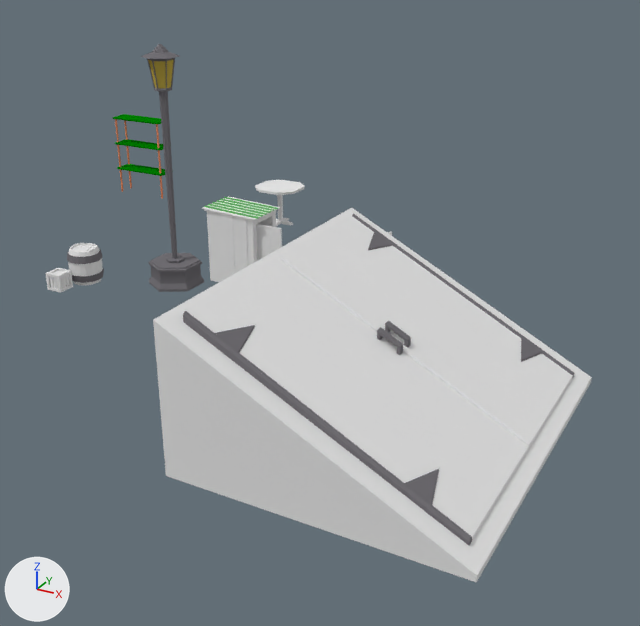
Two versions of the Blender file Baú -Modelos_3D/Cenários/Floresta/Complementos_Fazenda.blend, one commit apart.
The view is the same before and after, from a camera (50 mm lens) standing at (12.45, -15.57, 7.13) and looking at (4.66, -1.4, 0.05). Every picture has the same lights, and +X, +Y and +Z are marked at lower left.

The first picture shows 'Banheiro', 'Barril', 'Caixa', 'Mesa.001', 'Porta', 'Portas', 'Poste_Luz', 'Vidro_Luz', 'apoio_itens'.
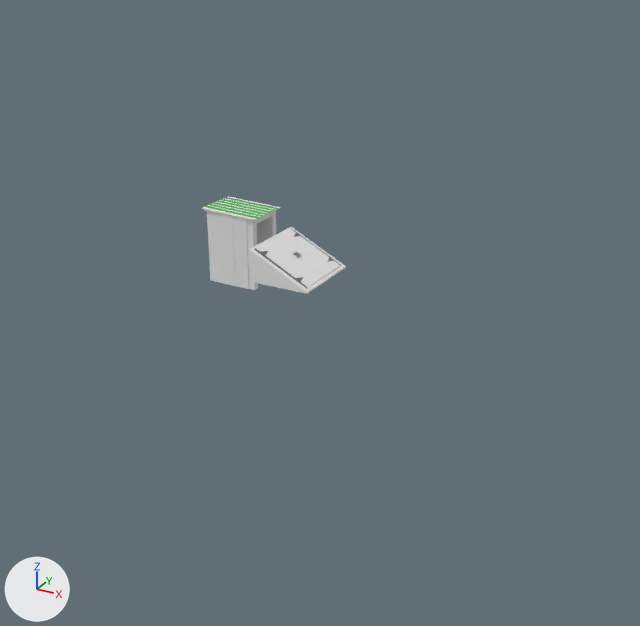
Boxes [x1, y1, x2, y2] around the edits, measured in the pictures (640 x 626 px):
'Portas', moved, rescaled (78% narrower, 82% shorter)
    before: [153, 208, 592, 582]
    after: [249, 227, 346, 294]
'Poste_Luz', deleted
    before: [141, 44, 204, 292]
'Barril', deleted
    before: [67, 243, 104, 285]
    faces in mat_material_003 (its picture is missing): [68, 243, 103, 285]
    faces in mat_material_001 (its picture is missing): [67, 249, 104, 283]
'apoio_itens', deleted (green)
    before: [113, 114, 173, 198]
    faces in mat_material_007 (green #008000): [113, 114, 173, 176]
    faces in mat_material_010 (orange #e78f68): [115, 119, 163, 198]
'Mesa.001', deleted
    before: [255, 180, 304, 226]
'Porta', deleted
    before: [256, 224, 282, 261]
'Caixa', deleted
    before: [46, 268, 73, 293]
'Vidro_Luz', deleted (yellow)
    before: [149, 60, 173, 88]

Diff of the bpy script that builds the scene:
```diff
--- a/Baú -Modelos_3D/Cenários/Floresta/Complementos_Fazenda.blend.py
+++ b/Baú -Modelos_3D/Cenários/Floresta/Complementos_Fazenda.blend.py
@@ ob_vidro_luz @@
-ob_vidro_luz = bpy.data.objects.new('Vidro_Luz', me_cylinder_001)
-ob_vidro_luz.location = (0.0, 0.0, 0.0)
@@ ob_poste_luz @@
-ob_poste_luz = bpy.data.objects.new('Poste_Luz', me_cylinder)
-ob_poste_luz.location = (0.0, 0.0, 0.0)
@@ ob_barril @@
-ob_barril = bpy.data.objects.new('Barril', me_cylinder_002)
-ob_barril.location = (-0.91, -1.98, 0.27)
-ob_barril.scale = (0.302, 0.302, 0.302)
@@ ob_caixa @@
-ob_caixa = bpy.data.objects.new('Caixa', me_cube_158)
-ob_caixa.location = (-1.09, -2.62, 0.08)
-ob_caixa.scale = (0.155, 0.155, 0.155)
@@ ob_porta @@
-ob_porta = bpy.data.objects.new('Porta', me_cube_012)
-ob_porta.location = (3.29, -0.92, 0.7)
-ob_porta.rotation_euler = (0.0, 0.0, -1.567)  # degrees (0, 0, -90)
-ob_porta.scale = (0.0851, 0.0851, 0.0851)
@@ ob_mesa_001 @@
-ob_mesa_001 = bpy.data.objects.new('Mesa.001', me_cube_134)
-ob_mesa_001.location = (0.98, 3.17, 1.0)
-ob_mesa_001.scale = (0.431, 0.431, 0.0302)
@@ ob_apoio_itens @@
-ob_apoio_itens = bpy.data.objects.new('apoio_itens', me_cube)
-ob_apoio_itens.location = (-4.07, 4.0, 0.64)
-ob_apoio_itens.scale = (0.819, 0.276, 0.03)
@@ ob_portas @@
 ob_portas = bpy.data.objects.new('Portas', me_cube_002)
-ob_portas.location = (8.82, -4.52, 1.5)
+ob_portas.location = (4.89, -2.13, 1.5)
+ob_portas.scale = (0.263, 0.263, 0.263)
```
